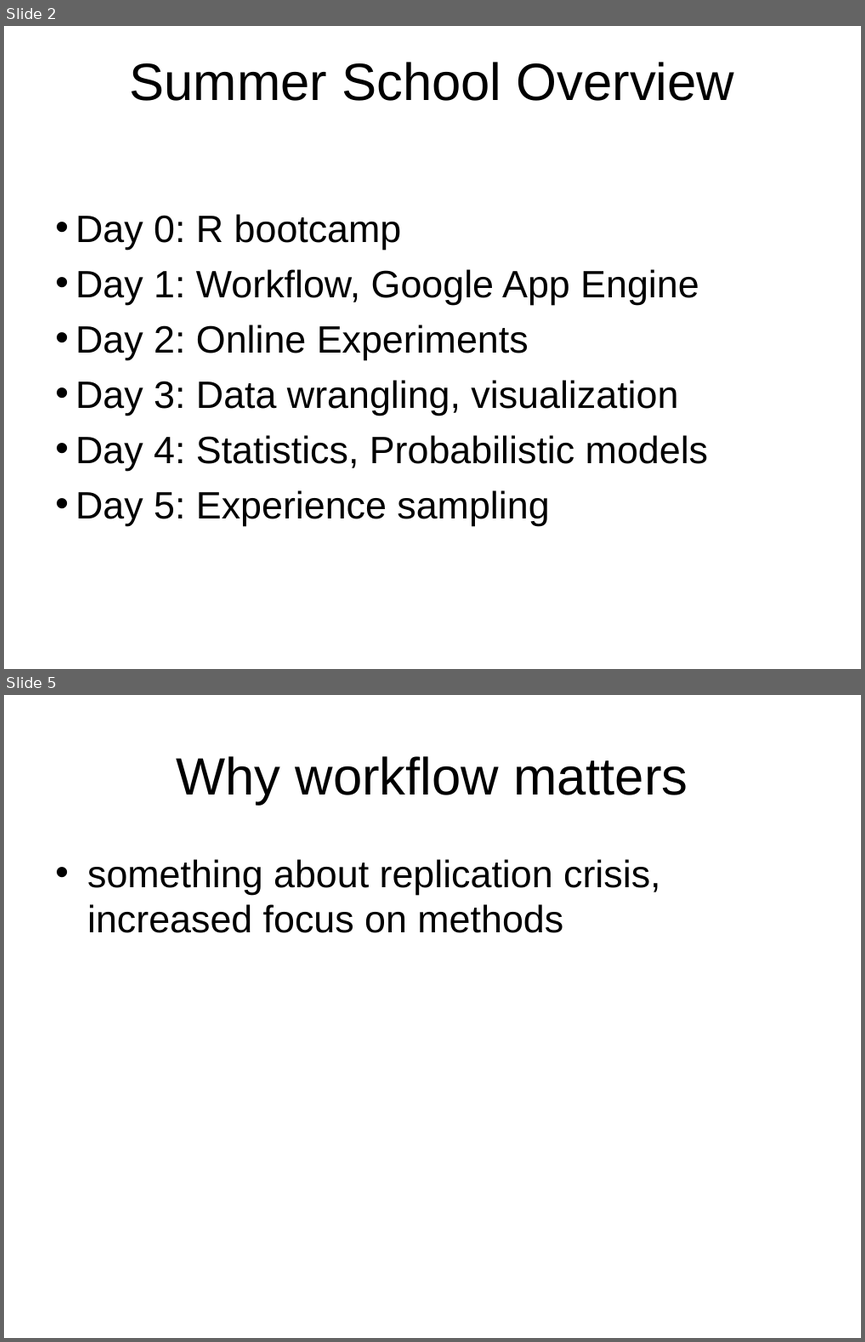
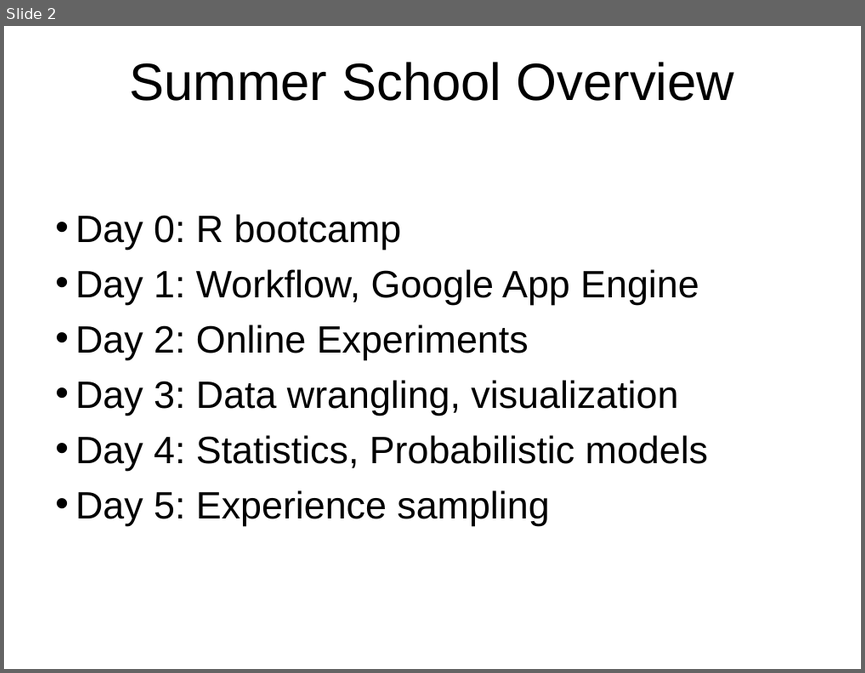
Before and after one commit to cskemp/chdss2019_content, a slide deck: day1/slides/part1_git.ppt. Shown one above the other, each under a label of ours: slides 2 and 5 before the commit, slide 2 after it; the slides between them are not shown. The pictures are 865x1342 and 865x673 pixels, drawn with LibreOffice and Linux fonts; fonts in the diff are those of the drawing. Boxes give left, top, right and bottom in pixels: in the first picture for what was removed or moved away, otherwise in the second. Text is boxed around its words. In the diff, an @@ line names an element or a change of style, - is before the commit and + after.

```diff
--- a/day1/slides/part1_git.ppt
+++ b/day1/slides/part1_git.ppt
@@ slide 5 removed at [4, 695, 861, 1338], background #FFFFFF @@
@@ title removed at [177, 756, 687, 805] @@
-Why workflow matters
@@ text removed at [87, 859, 660, 933] @@
-• something about replication crisis, increased focus on methods
```
Also in this commit, not shown: 2 slides changed, 13 slides added, 3 other slides removed, 4 other files.
